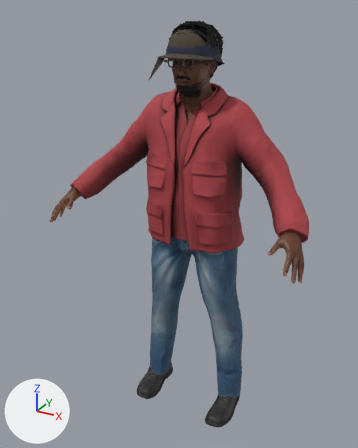
The glTF model public/life/assets/cast/father_heavy.glb, before and after one commit.
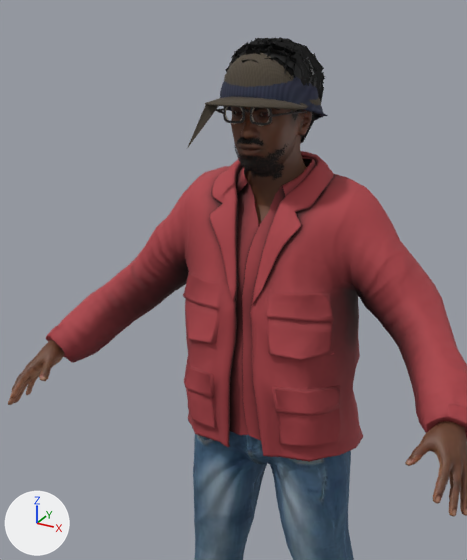
Each version is shown whole from a 50 mm lens placed at (0.917, -1.841, 1.835), pointed at (-0.04, -0.101, 0.965), then close up on the part from 13% to 84% of the width and 0% to 69% of the height. The axes (+X, +Y, +Z) are drawn at lower left. The lights are the same throughout. The older version's two pictures come first. Vertices at exactly the same position are counted once.

The first close-up shows 'Acc_beanie', 'Acc_beard', 'Acc_cap_flat', 'Body', 'Clothes', 'Hair2', 'Head' and 4 more.
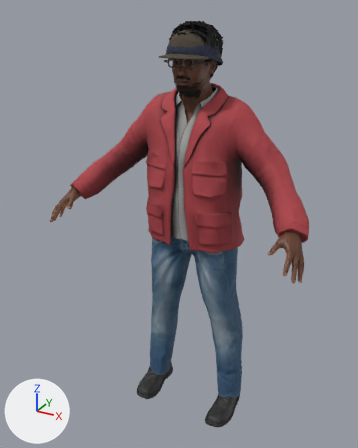
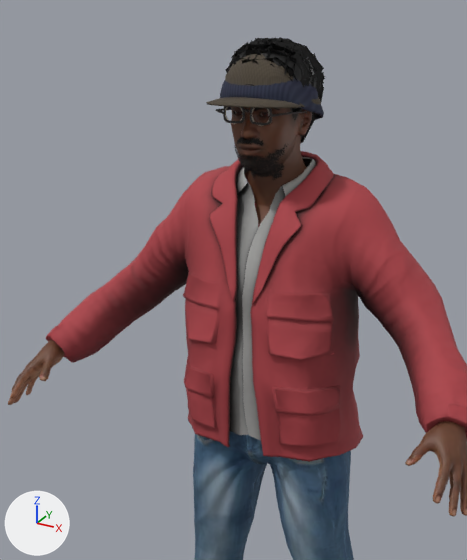
Location of each change, (x1, y1, x2, y2) in pixels of the close-ups (467 x 560 px):
'Clothes', surface changed (lighter): (219, 154, 350, 443) in both
'Acc_cap_flat', reshaped: before (187, 52, 321, 148); after (206, 54, 321, 108)

What changed in the scene script:
```text
Change mat_tint_inner:
    where n2 = _N.new('ShaderNodeMix'); n2.name = 'Mix'
    n2.inputs[7].default_value: (0.78, 0.1, 0.12, 1.0) -> (0.86, 0.86, 0.84, 1.0)  # 'B', red #e55961 -> 'B', white #efefec
Change me_acc_cap_flat:
    used by ob_acc_cap_flat; location = (0.0, 0.0, 0.0)
    remove me_acc_cap_flat.from_pydata(...)  # 1162 vertices, 2320 faces; spans x -0.141..0.107, y -0.218..0.065, z 1.566..1.771
    add me_acc_cap_flat.from_pydata(...)  # 1158 vertices, 2312 faces; spans x -0.124..0.105, y -0.214..0.064, z 1.623..1.775
    me_acc_cap_flat part 1: 17 vertices moved within x -0.085..0.085, y 0.006..0.062, z 1.634..1.709; 1103 vertices removed from x -0.141..0.107, y -0.218..0.065, z 1.566..1.771; 1099 vertices added at x -0.124..0.105, y -0.214..0.064, z 1.624..1.775
```
